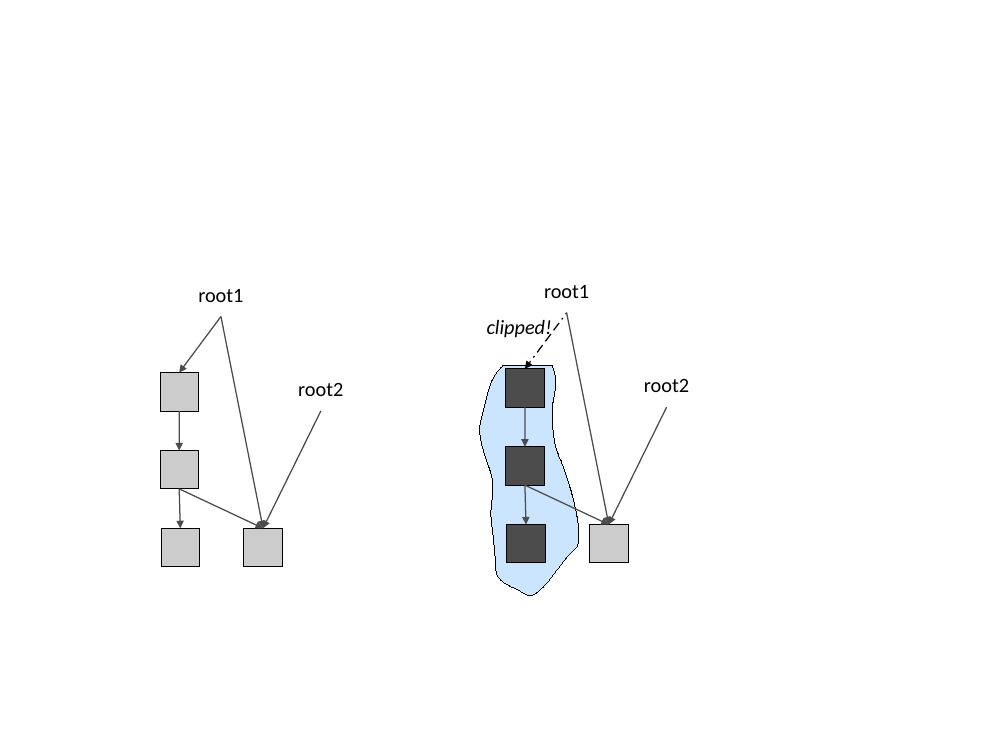
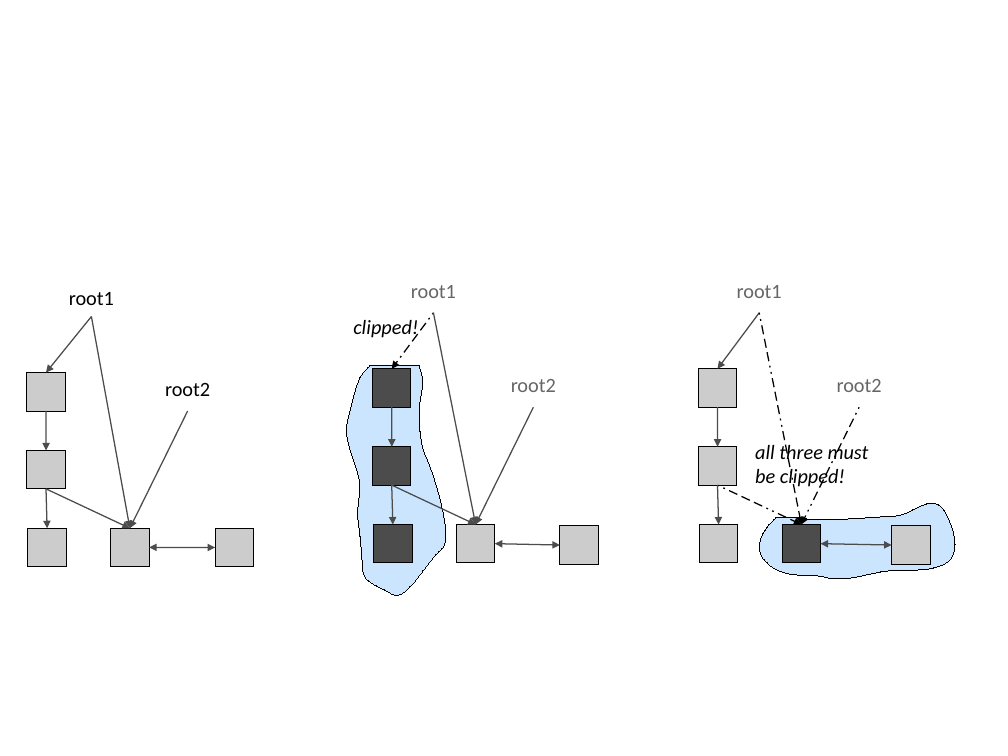
Before and after one commit to TheRuncibleTuner/bloatbook, a slide deck: slide 1 of part4/Figures/lifetime/reachability.odp. Drawn at 1008x756 pixels with LibreOffice and Linux fonts; fonts in the diff are those of the drawing. Boxes give left, top, right and bottom in pixels: in the first picture for what was removed or moved away, otherwise in the second. Text is boxed around its words. In the diff, an @@ line names an element or a change of style, - is before the commit and + after.

```diff
--- a/part4/Figures/lifetime/reachability.odp
+++ b/part4/Figures/lifetime/reachability.odp
@@ text "root1": place and size @@
-text "root1" at <box>198,289,243,302</box>
+text "root1" at <box>69,292,114,305</box>
@@ text "root1" at <box>69,292,114,305</box>: vertical alignment top to middle @@
@@ text "root1" at <box>411,285,456,298</box>: text colour #000000 to #666666 @@
@@ text added at <box>737,285,782,298</box>, 16 pt, text #666666 @@
+root1
@@ 11 arrows, 5 rectangles, 3 texts, 1 freeform shape: place and size @@
-11 arrows, 5 rectangles, 3 texts, 1 freeform shape at <box>160,285,689,595</box>
+11 arrows, 5 rectangles, 3 texts, 1 freeform shape at <box>27,285,556,595</box>
@@ arrow moved from (221, 316) - (263, 529) to (91, 316) - (130, 529) @@
@@ text "clipped!": place and size @@
-text "clipped!" at <box>487,320,552,340</box>
+text "clipped!" at <box>353,320,418,340</box>
@@ arrow added from (759, 313) to (718, 369), #4C4C4C 0.99 pt @@
@@ arrow added from (759, 313) to (801, 525), #000000 0.99 pt @@
@@ text "root2" at <box>511,379,556,392</box>: text colour #000000 to #666666 @@
@@ rectangle added at <box>699,369,737,407</box>, fill #CCCCCC, outline #000000 0.71 pt @@
@@ text added at <box>837,379,882,392</box>, 16 pt, text #666666 @@
+root2
@@ arrow added from (718, 407) to (718, 447), #4C4C4C 0.99 pt @@
@@ arrow added from (860, 407) to (801, 525), #000000 0.99 pt @@
@@ rectangle added at <box>699,447,737,486</box>, fill #CCCCCC, outline #000000 0.71 pt @@
@@ text added at <box>755,443,869,489</box>, 16 pt, text #000000, italic @@
+all three must be clipped!
@@ arrow added from (718, 486) to (801, 525), #000000 0.99 pt @@
@@ arrow added from (718, 486) to (719, 525), #4C4C4C 0.99 pt @@
@@ freeform shape added at <box>759,503,955,579</box>, fill #99CCFF at 50% opacity, outline #000000 0 pt @@
@@ rectangle added at <box>28,529,67,567</box>, fill #CCCCCC, outline #000000 0.71 pt @@
@@ rectangle: place and size @@
-rectangle at <box>161,529,199,567</box>
+rectangle at <box>111,529,149,567</box>
@@ rectangle: place and size @@
-rectangle at <box>244,529,283,567</box>
+rectangle at <box>215,529,253,567</box>
@@ rectangle added at <box>456,525,495,563</box>, fill #CCCCCC, outline #000000 0.71 pt @@
@@ rectangle: place and size @@
-rectangle at <box>590,525,628,563</box>
+rectangle at <box>560,526,598,564</box>
@@ rectangle added at <box>700,525,738,563</box>, fill #CCCCCC, outline #000000 0.71 pt @@
@@ rectangle added at <box>782,525,820,563</box>, fill #4C4C4C, outline #000000 0.71 pt @@
@@ rectangle added at <box>892,526,930,564</box>, fill #CCCCCC, outline #000000 0.71 pt @@
@@ double arrow added from (149, 548) to (215, 548), #4C4C4C 0.99 pt @@
@@ double arrow added from (495, 544) to (560, 545), #4C4C4C 0.99 pt @@
@@ double arrow added from (820, 544) to (892, 545), #4C4C4C 0.99 pt @@
```
Also in this commit, not shown: 4 other files.
